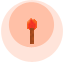
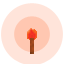
The second 64 x 64 image is a revision of the first. Changes to its layers:
painted on "Shape 2" over [1, 0, 63, 64]
"Shape 1": opacity 28% → 22%, painted on it over [8, 2, 55, 52]
painted on "Layer 1" over [27, 18, 37, 54]
